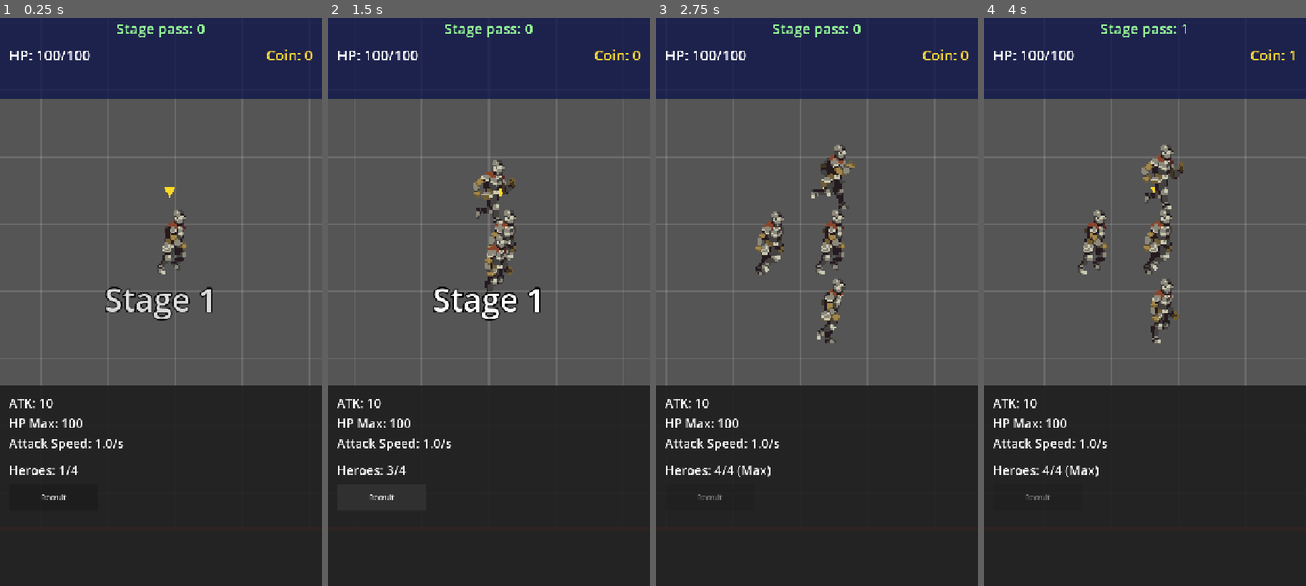
Above: before the commit, frames 1-4 (left to right).
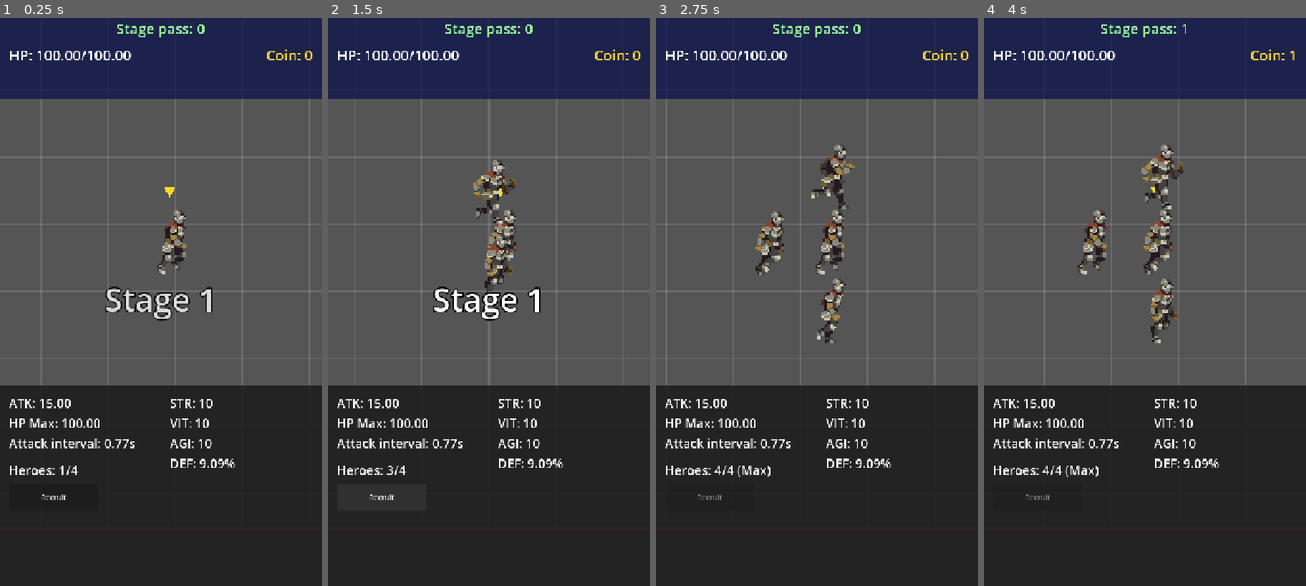
Above: after the commit, the same moments.

Repository: kernwaratjearadisak-bit/AI-GAME
Game: Godot game, scene res://Main.tscn
The game is run twice, just before and just after one commit, with the same random seed, the same clock (stepped at 60 frames per second) and the same inputs.
Inputs (mouse positions are in pixels of both pictures, inside the frame that each line leads up to):
- Up to frame 1 (0.25 s): no input
- Up to frame 2 (1.5 s): click "Recruit" at 0.5 s; click "Recruit" at 1.25 s
- Up to frame 3 (2.75 s): click "Recruit" at 2 s
- Up to frame 4 (4 s): tap Enter at 2.75 s; move the mouse to (1215, 273) at 2.77 s; tap B at 2.85, 3.6 s; click (1215, 273) at 2.92 s; move the mouse to (1080, 330) at 3.52 s; click (1080, 330) at 3.67 s

The runs differ from the first frame. In frame 1, 1.0% of the frame differs, in the area x 14-74%, y 5-80%; in frame 2, 1.0%; in frame 3, 1.0%; in frame 4, 1.0%.

Commit message:
Add stage difficulty scaling, float HP/attack, and STR/VIT/AGI stats
- HP, max_hp and attack_damage are floats rounded to 0.01; UI shows %.2f
- Enemy/Boss get setup(stage_multiplier) before add_child; HP and attack
  scale by 1.5^(stage-1) from BASE_HP/BASE_ATTACK (Boss HP stays 2x)
- CombatStats.gd holds shared formulas: STR damage bonus, VIT diminishing
  reduction, AGI attack interval (min 0.25s), attack anim speed fit
- Hero 10/10/10, Enemy 5/5/5, Boss 10/10/5 as @export stats
- HeroStatusPanel shows STR/VIT/AGI plus real ATK, DEF % and interval
- Debug B key sends overkill damage so VIT can't keep the Boss alive

Co-Authored-By: Claude Opus 5.5 <noreply@anthropic.com>

Diff:
--- a/Boss.gd
+++ b/Boss.gd
@@ -13,8 +13,12 @@
 
 func _ready() -> void:
 	super()
-	hp *= BOSS_HP_MULTIPLIER
 	stop_distance = BOSS_STOP_DISTANCE
+
+
+# HP x2 ของ Enemy ปกติ แล้ว setup() ค่อยคูณ stage_multiplier ทับ — attack ใช้ BASE_ATTACK เท่า Enemy ปกติ
+func _get_base_hp() -> float:
+	return BASE_HP * BOSS_HP_MULTIPLIER
 
 
 func _die() -> void:
--- a/Boss.tscn
+++ b/Boss.tscn
@@ -9,6 +9,8 @@
 [node name="Boss" instance=ExtResource("1")]
 modulate = Color(1, 0.8, 0.8, 1)
 script = ExtResource("2")
+strength = 10
+vitality = 10
 
 [node name="CollisionShape2D" parent="."]
 shape = SubResource("RectangleShape2D_boss")
--- /dev/null
+++ b/CombatStats.gd
@@ -0,0 +1,41 @@
+class_name CombatStats
+extends RefCounted
+
+# สูตร stat กลางของ Hero / Enemy / Boss — แก้สมดุลที่ไฟล์นี้ที่เดียว
+
+# STR: damage ที่ส่งออกเพิ่มขึ้น 5% ต่อแต้ม
+const STR_DAMAGE_PER_POINT := 0.05
+# VIT: ลด damage แบบ diminishing — VIT เท่ากับค่านี้ = ลด 50% และไม่มีวันถึง 100%
+const VIT_REDUCTION_CONSTANT := 100.0
+# AGI: ความเร็วโจมตีเพิ่ม 3% ต่อแต้ม แต่ interval ไม่ต่ำกว่า MIN_ATTACK_INTERVAL
+const AGI_SPEED_PER_POINT := 0.03
+const MIN_ATTACK_INTERVAL := 0.25
+
+
+static func get_damage_output(attack_damage: float, strength: float) -> float:
+	return snappedf(attack_damage * (1.0 + strength * STR_DAMAGE_PER_POINT), 0.01)
+
+
+static func get_damage_reduction(vitality: float) -> float:
+	return vitality / (vitality + VIT_REDUCTION_CONSTANT)
+
+
+static func get_damage_received(incoming: float, vitality: float) -> float:
+	return snappedf(incoming * (1.0 - get_damage_reduction(vitality)), 0.01)
+
+
+static func get_attack_interval(base_interval: float, agility: float) -> float:
+	return maxf(MIN_ATTACK_INTERVAL, base_interval / (1.0 + agility * AGI_SPEED_PER_POINT))
+
+
+# speed ของ animation "attack" ที่ทำให้เล่นจบภายใน attack_interval — ถ้าปกติก็ทันอยู่แล้วคืน 1.0 (ไม่เร่ง ไม่ชะลอ)
+static func get_attack_anim_speed(sprite: AnimatedSprite2D, attack_interval: float) -> float:
+	var frames := sprite.sprite_frames
+	var fps := frames.get_animation_speed("attack")
+	if fps <= 0.0 or attack_interval <= 0.0:
+		return 1.0
+	var total_frame_duration := 0.0
+	for i in frames.get_frame_count("attack"):
+		total_frame_duration += frames.get_frame_duration("attack", i)
+	var anim_length := total_frame_duration / fps
+	return maxf(1.0, anim_length / attack_interval)
--- a/Enemy.gd
+++ b/Enemy.gd
@@ -13,14 +13,30 @@
 # ใช้ offset / threshold ชุดเดียวกับ Hero
 const SPRITE_OFFSET: Vector2 = preload("res://Hero.gd").SPRITE_OFFSET
 const ANIM_MOVE_THRESHOLD: float = preload("res://Hero.gd").ANIM_MOVE_THRESHOLD
+# ค่าพื้นฐานของ Stage 1 — setup() คูณ stage_multiplier จากค่านี้ทุกครั้ง ไม่คูณทับค่าเดิม
+const BASE_HP := 30.0
+const BASE_ATTACK := 5.0
 
 @onready var sprite: AnimatedSprite2D = $AnimatedSprite2D
 @onready var detect_area: Area2D = $DetectArea
 
-var hp: int = 30
+var hp: float = BASE_HP
+var max_hp: float = BASE_HP
 # Boss ตั้งค่าใหม่ใน _ready (const override ใน subclass ไม่ได้) — Enemy ปกติใช้ STOP_DISTANCE เหมือนเดิม
 var stop_distance: float = STOP_DISTANCE
-var attack_damage: int = 5
+var attack_damage: float = BASE_ATTACK
+# STR / VIT / AGI — สูตรอยู่ใน CombatStats.gd
+@export var strength: int = 5
+@export var vitality: int = 5
+@export var agility: int = 5:
+	set(value):
+		agility = value
+		_update_attack_interval()
+# interval ก่อนคิด AGI — attack_interval จริงคำนวณใหม่จากค่านี้ทุกครั้ง ไม่คูณทับ
+@export var base_attack_interval: float = 1.5:
+	set(value):
+		base_attack_interval = value
+		_update_attack_interval()
 var attack_interval: float = 1.5
 var attack_timer: float = 0.0
 var target_hero: Node2D = null
@@ -30,7 +46,20 @@
 var heroes_in_detect: Array[Node2D] = []
 
 
+# Main เรียกก่อน add_child — Stage 1 = x1, Stage 2 = x1.5, ...
+func setup(stage_multiplier: float) -> void:
+	max_hp = snappedf(_get_base_hp() * stage_multiplier, 0.01)
+	hp = max_hp
+	attack_damage = snappedf(BASE_ATTACK * stage_multiplier, 0.01)
+
+
+# Boss override เพื่อคูณ HP ก่อนคูณ stage_multiplier
+func _get_base_hp() -> float:
+	return BASE_HP
+
+
 func _ready() -> void:
+	_update_attack_interval()
 	var detect_shape: CircleShape2D = detect_area.get_node("CollisionShape2D").shape
 	detect_shape.radius = ENEMY_DETECT_RANGE
 	detect_area.body_entered.connect(_on_detect_area_body_entered)
@@ -86,8 +115,12 @@
 	attack_timer += delta
 	if attack_timer >= attack_interval:
 		attack_timer = 0.0
-		sprite.play("attack")
-		target_hero.take_damage(attack_damage)
+		sprite.play("attack", CombatStats.get_attack_anim_speed(sprite, attack_interval))
+		target_hero.take_damage(CombatStats.get_damage_output(attack_damage, strength))
+
+
+func _update_attack_interval() -> void:
+	attack_interval = CombatStats.get_attack_interval(base_attack_interval, agility)
 
 
 func apply_knockback(offset: Vector2, duration: float) -> void:
@@ -101,10 +134,10 @@
 	knockback_tween.finished.connect(func() -> void: is_knocked_back = false)
 
 
-func take_damage(amount: int) -> void:
+func take_damage(amount: float) -> void:
 	if hp <= 0:
 		return
-	hp -= amount
+	hp = snappedf(hp - CombatStats.get_damage_received(amount, vitality), 0.01)
 	_flash_hit()
 	if hp <= 0:
 		_spawn_coin()
--- a/HPPotionPickup.gd
+++ b/HPPotionPickup.gd
@@ -1,7 +1,7 @@
 extends Node2D
 
 const MOVE_DURATION := 0.4
-const HP_POTION_HEAL_AMOUNT := 15
+const HP_POTION_HEAL_AMOUNT := 15.0
 
 var start_position := Vector2.ZERO
 var has_start_position := false
@@ -39,5 +39,5 @@
 	# restore เฉพาะ Hero ที่ is_selected ตอนถึงตัวเท่านั้น และไม่ชุบชีวิต Hero ที่ตายไปแล้ว
 	var hero := _find_selected_hero()
 	if hero and hero.hp > 0:
-		hero.hp = mini(hero.hp + HP_POTION_HEAL_AMOUNT, hero.max_hp)
+		hero.hp = snappedf(minf(hero.hp + HP_POTION_HEAL_AMOUNT, hero.max_hp), 0.01)
 	queue_free()
--- a/Hero.gd
+++ b/Hero.gd
@@ -44,9 +44,21 @@
 @onready var attack_area: Area2D = $AttackArea
 @onready var selected_indicator: Polygon2D = $SelectedIndicator
 
-var hp: int = 100
-var max_hp: int = 100
-var attack_damage: int = 10
+var hp: float = 100.0
+var max_hp: float = 100.0
+var attack_damage: float = 10.0
+# STR / VIT / AGI — สูตรอยู่ใน CombatStats.gd
+@export var strength: int = 10
+@export var vitality: int = 10
+@export var agility: int = 10:
+	set(value):
+		agility = value
+		_update_attack_interval()
+# interval ก่อนคิด AGI — attack_interval จริงคำนวณใหม่จากค่านี้ทุกครั้ง ไม่คูณทับ
+@export var base_attack_interval: float = 1.0:
+	set(value):
+		base_attack_interval = value
+		_update_attack_interval()
 var attack_interval: float = 1.0
 var attack_timer: float = 0.0
 var coin_count: int = 0
@@ -70,6 +82,7 @@
 
 func _ready() -> void:
 	add_to_group("heroes")
+	_update_attack_interval()
 	animated_sprite.play("idle")
 	var sight_shape: CircleShape2D = sight_area.get_node("CollisionShape2D").shape
 	sight_shape.radius = HERO_DETECT_RANGE
@@ -267,8 +280,8 @@
 	var target: Node2D = enemies_in_attack_range[0]
 	if not is_instance_valid(target):
 		return
-	animated_sprite.play("attack")
-	target.take_damage(attack_damage)
+	animated_sprite.play("attack", CombatStats.get_attack_anim_speed(animated_sprite, attack_interval))
+	target.take_damage(CombatStats.get_damage_output(attack_damage, strength))
 	if target.hp > 0 and randf() < HERO_KNOCKBACK_CHANCE:
 		var direction := global_position.direction_to(target.global_position)
 		if direction == Vector2.ZERO:
@@ -276,15 +289,19 @@
 		target.apply_knockback(direction * HERO_KNOCKBACK_DISTANCE, HERO_KNOCKBACK_DURATION)
 
 
-func take_damage(amount: int) -> void:
+func take_damage(amount: float) -> void:
 	if hp <= 0:
 		return
-	hp -= amount
+	hp = snappedf(hp - CombatStats.get_damage_received(amount, vitality), 0.01)
 	_flash_hit()
 	if hp <= 0:
 		_die()
 	elif not _is_playing_action("attack"):
 		animated_sprite.play("hit")
+
+
+func _update_attack_interval() -> void:
+	attack_interval = CombatStats.get_attack_interval(base_attack_interval, agility)
 
 
 # เรียกจาก HeroParty ตอนเริ่ม stage ใหม่ — เก็บ recruit_index / coin_count ไว้ ส่วนตำแหน่ง HeroParty เป็นคนวาง
--- a/HeroStatusPanel.gd
+++ b/HeroStatusPanel.gd
@@ -6,6 +6,10 @@
 @onready var hp_max_label: Label = $HPMaxLabel
 @onready var atk_speed_label: Label = $AttackSpeedLabel
 @onready var heroes_label: Label = $HeroesLabel
+@onready var str_label: Label = $STRLabel
+@onready var vit_label: Label = $VITLabel
+@onready var agi_label: Label = $AGILabel
+@onready var def_label: Label = $DEFLabel
 @onready var recruit_button: Button = $RecruitButton
 
 
@@ -16,9 +20,14 @@
 func _process(_delta: float) -> void:
 	var leader := get_tree().get_first_node_in_group("party_leader")
 	if leader:
-		atk_label.text = "ATK: %d" % leader.attack_damage
-		hp_max_label.text = "HP Max: %d" % leader.max_hp
-		atk_speed_label.text = "Attack Speed: %.1f/s" % (1.0 / leader.attack_interval)
+		# ค่าจริงหลังคิด stat แล้ว (สูตรใน CombatStats.gd)
+		atk_label.text = "ATK: %.2f" % CombatStats.get_damage_output(leader.attack_damage, leader.strength)
+		hp_max_label.text = "HP Max: %.2f" % leader.max_hp
+		atk_speed_label.text = "Attack interval: %.2fs" % leader.attack_interval
+		def_label.text = "DEF: %.2f%%" % (CombatStats.get_damage_reduction(leader.vitality) * 100.0)
+		str_label.text = "STR: %d" % leader.strength
+		vit_label.text = "VIT: %d" % leader.vitality
+		agi_label.text = "AGI: %d" % leader.agility
 
 	var hero_count := get_tree().get_nodes_in_group("heroes").size()
 	if hero_count >= MAX_HEROES:
--- a/Main.gd
+++ b/Main.gd
@@ -13,6 +13,8 @@
 const BOSS_SAFE_RADIUS := 800.0
 # หน่วงหลัง Boss ตายก่อนเริ่ม stage ใหม่
 const STAGE_RESET_DELAY := 1.0
+# ความยากต่อ stage: HP / attack ของ Enemy และ Boss = ค่าพื้นฐาน * STAGE_SCALING ^ (current_stage - 1)
+const STAGE_SCALING := 1.5
 # ข้อความ "Stage N" กลางจอตอนเริ่ม stage (วินาที)
 const STAGE_TITLE_FADE_IN := 0.3
 const STAGE_TITLE_HOLD := 1.2
@@ -51,15 +53,23 @@
 func _spawn_enemies() -> void:
 	for point in enemy_spawn_points:
 		var enemy := ENEMY_SCENE.instantiate()
+		enemy.setup(get_stage_multiplier())
 		enemy_container.add_child(enemy)
 		enemy.global_position = point
 
 
 func _spawn_boss() -> void:
 	boss = BOSS_SCENE.instantiate()
+	boss.setup(get_stage_multiplier())
 	enemy_container.add_child(boss)
 	boss.global_position = BOSS_SPAWN_POSITION
 	boss.boss_defeated.connect(_on_boss_defeated)
+
+
+# current_stage = stage_pass_count + 1 → Stage 1 = x1, Stage 2 = x1.5, Stage 3 = x2.25, ...
+func get_stage_multiplier() -> float:
+	var current_stage := stage_pass_count + 1
+	return pow(STAGE_SCALING, current_stage - 1)
 
 
 func _generate_random_spawn_points() -> Array[Vector2]:
@@ -127,7 +137,8 @@
 	if not is_instance_valid(boss) or boss.hp <= 0:
 		return
 	if event.keycode == KEY_B:
-		boss.take_damage(boss.hp)
+		# damage ถูกหักด้วย VIT ของ Boss — ส่งเกินไว้มากๆ ให้ตายในครั้งเดียว
+		boss.take_damage(boss.max_hp * 100.0)
 	elif event.keycode == KEY_V:
 		var leader := get_tree().get_first_node_in_group("party_leader")
 		if leader:
--- a/Main.tscn
+++ b/Main.tscn
@@ -89,7 +89,7 @@
 size = Vector2(300, 40)
 theme_override_font_sizes/font_size = 28
 theme_override_colors/font_color = Color(1, 1, 1, 1)
-text = "Attack Speed: 1.0/s"
+text = "Attack interval: 0.77s"
 
 [node name="HeroesLabel" type="Label" parent="UI/HeroStatusPanel"]
 position = Vector2(20, 170)
@@ -102,6 +102,34 @@
 position = Vector2(20, 220)
 size = Vector2(200, 60)
 text = "Recruit"
+
+[node name="STRLabel" type="Label" parent="UI/HeroStatusPanel"]
+position = Vector2(380, 20)
+size = Vector2(320, 40)
+theme_override_font_sizes/font_size = 28
+theme_override_colors/font_color = Color(1, 1, 1, 1)
+text = "STR: 10"
+
+[node name="VITLabel" type="Label" parent="UI/HeroStatusPanel"]
+position = Vector2(380, 65)
+size = Vector2(320, 40)
+theme_override_font_sizes/font_size = 28
+theme_override_colors/font_color = Color(1, 1, 1, 1)
+text = "VIT: 10"
+
+[node name="AGILabel" type="Label" parent="UI/HeroStatusPanel"]
+position = Vector2(380, 110)
+size = Vector2(320, 40)
+theme_override_font_sizes/font_size = 28
+theme_override_colors/font_color = Color(1, 1, 1, 1)
+text = "AGI: 10"
+
+[node name="DEFLabel" type="Label" parent="UI/HeroStatusPanel"]
+position = Vector2(380, 155)
+size = Vector2(320, 40)
+theme_override_font_sizes/font_size = 28
+theme_override_colors/font_color = Color(1, 1, 1, 1)
+text = "DEF: 9.09%"
 
 [node name="StageTitleLabel" type="Label" parent="UI"]
 visible = false
--- a/ResourceBar.gd
+++ b/ResourceBar.gd
@@ -13,5 +13,5 @@
 	var leader := get_tree().get_first_node_in_group("party_leader")
 	if leader == null:
 		return
-	hp_label.text = "HP: %d/%d" % [leader.hp, leader.max_hp]
+	hp_label.text = "HP: %.2f/%.2f" % [leader.hp, leader.max_hp]
 	coin_label.text = "Coin: %d" % leader.coin_count
Not shown, added: CombatStats.gd.uid
